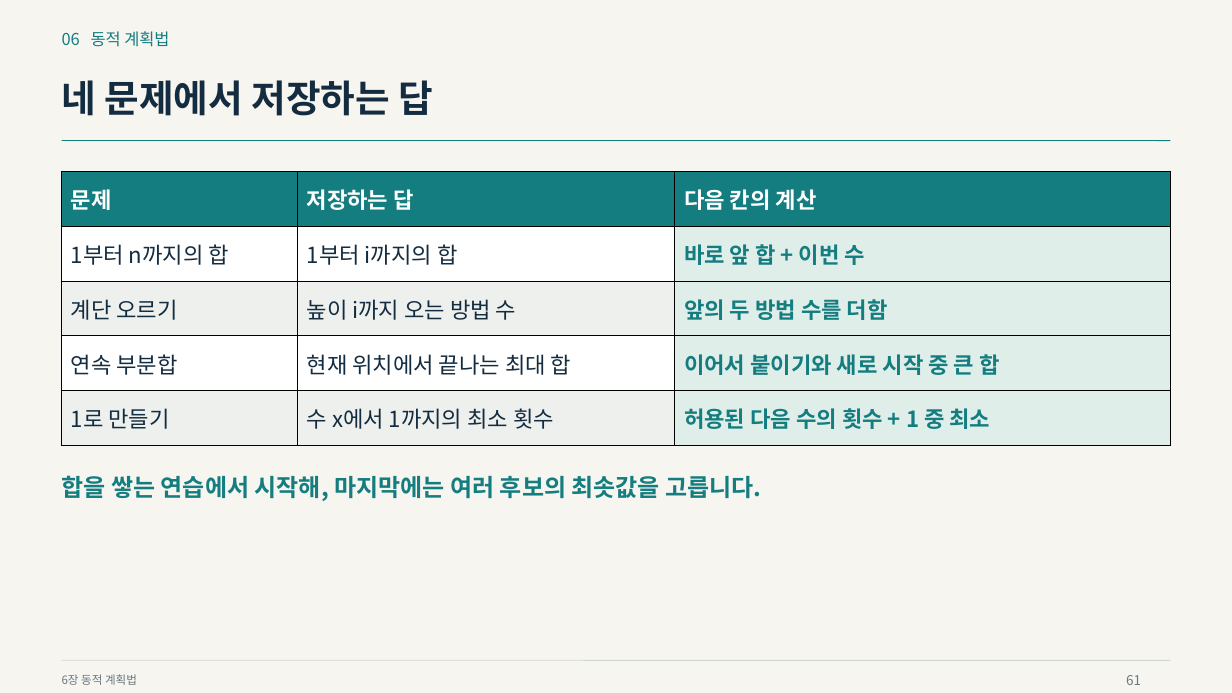
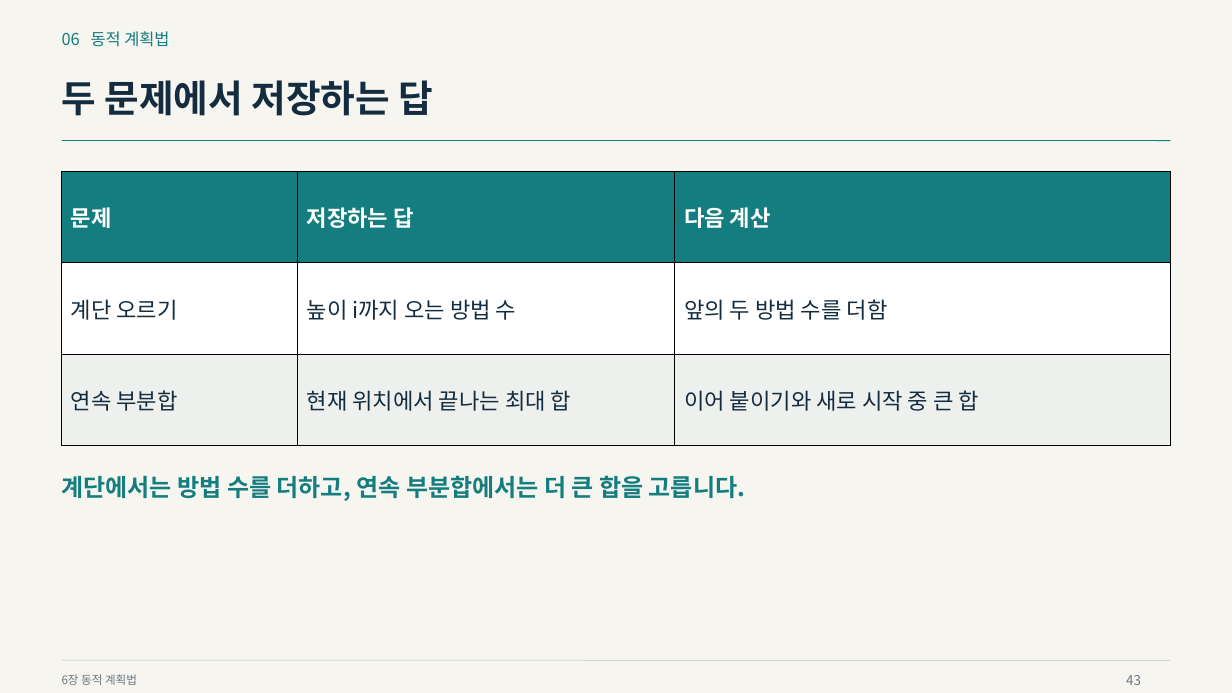
Before and after one commit to Sangdon-Park/Sangdon-Park.github.io, a slide deck: slide 43 of data/알고리즘/6장_동적_계획법.pptx (slide 61 before the commit). Drawn at 1232x693 pixels with LibreOffice and Linux fonts; fonts in the diff are those of the drawing. Boxes give left, top, right and bottom in pixels: in the first picture for what was removed or moved away, otherwise in the second. Text is boxed around its words. In the diff, an @@ line names an element or a change of style, - is before the commit and + after.

```diff
--- a/data/알고리즘/6장_동적_계획법.pptx
+++ b/data/알고리즘/6장_동적_계획법.pptx
@@ text at (62,80,433,116): text changed @@
-네 문제에서 저장하는 답
+두 문제에서 저장하는 답
@@ table at (62,171,1171,445) @@
-row 1: 문제 | 저장하는 답 | 다음 칸의 계산
-row 2: 1부터 n까지의 합 | 1부터 i까지의 합 | 바로 앞 합 + 이번 수
+row 1: 문제 | 저장하는 답 | 다음 계산
-row 4: 연속 부분합 | 현재 위치에서 끝나는 최대 합 | 이어서 붙이기와 새로 시작 중 큰 합
-row 5: 1로 만들기 | 수 x에서 1까지의 최소 횟수 | 허용된 다음 수의 횟수 + 1 중 최소
+row 3: 연속 부분합 | 현재 위치에서 끝나는 최대 합 | 이어 붙이기와 새로 시작 중 큰 합
@@ text at (62,475,745,501): text changed @@
-합을 쌓는 연습에서 시작해, 마지막에는 여러 후보의 최솟값을 고릅니다.
+계단에서는 방법 수를 더하고, 연속 부분합에서는 더 큰 합을 고릅니다.
@@ text at (1126,675,1141,685): text changed @@
-61
+43
```
Also in this commit, not shown: 43 other slides changed, 18 slides removed, 5 other files.
